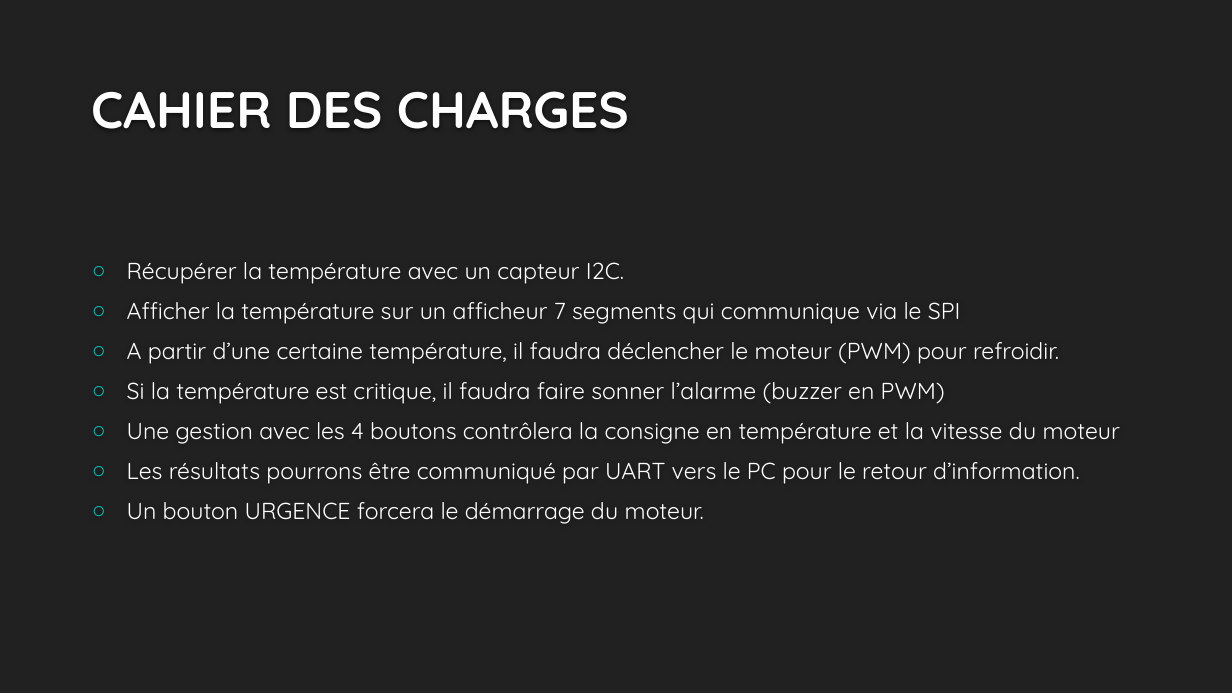
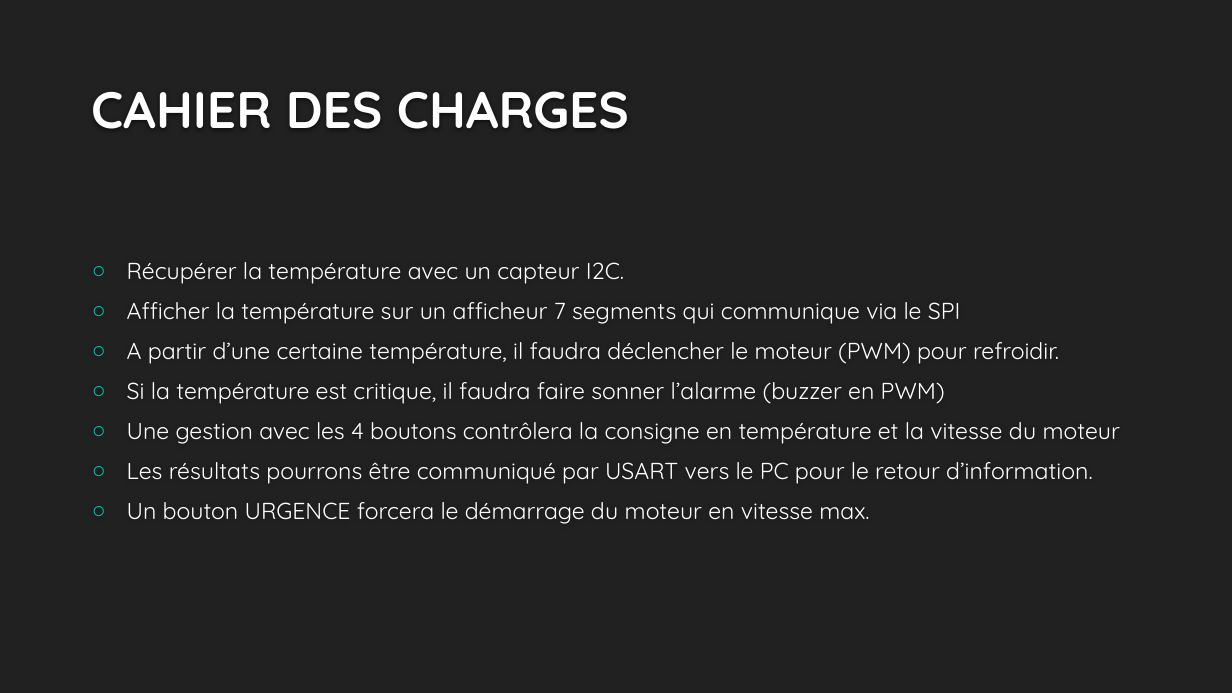
Before and after one commit to ZeJackOfSpades/Projet-STM32, a slide deck: slide 2 of Presentation/ProjetSTM32.pptx. Drawn at 1232x693 pixels with LibreOffice and Linux fonts; fonts in the diff are those of the drawing; background and template pictures are left out. Boxes give left, top, right and bottom in pixels: in the first picture for what was removed or moved away, otherwise in the second. Text is boxed around its words. In the diff, an @@ line names an element or a change of style, - is before the commit and + after.

```diff
--- a/Presentation/ProjetSTM32.pptx
+++ b/Presentation/ProjetSTM32.pptx
@@ text at box(127, 462, 1092, 524): text changed @@
-○ Les résultats pourrons être communiqué par UART vers le PC pour le retour d’information.
-○ Un bouton URGENCE forcera le démarrage du moteur.
+○ Les résultats pourrons être communiqué par USART vers le PC pour le retour d’information.
+○ Un bouton URGENCE forcera le démarrage du moteur en vitesse max.
```
Also in this commit, not shown: 2 other slides changed, 1 slide added, 1 other file.
